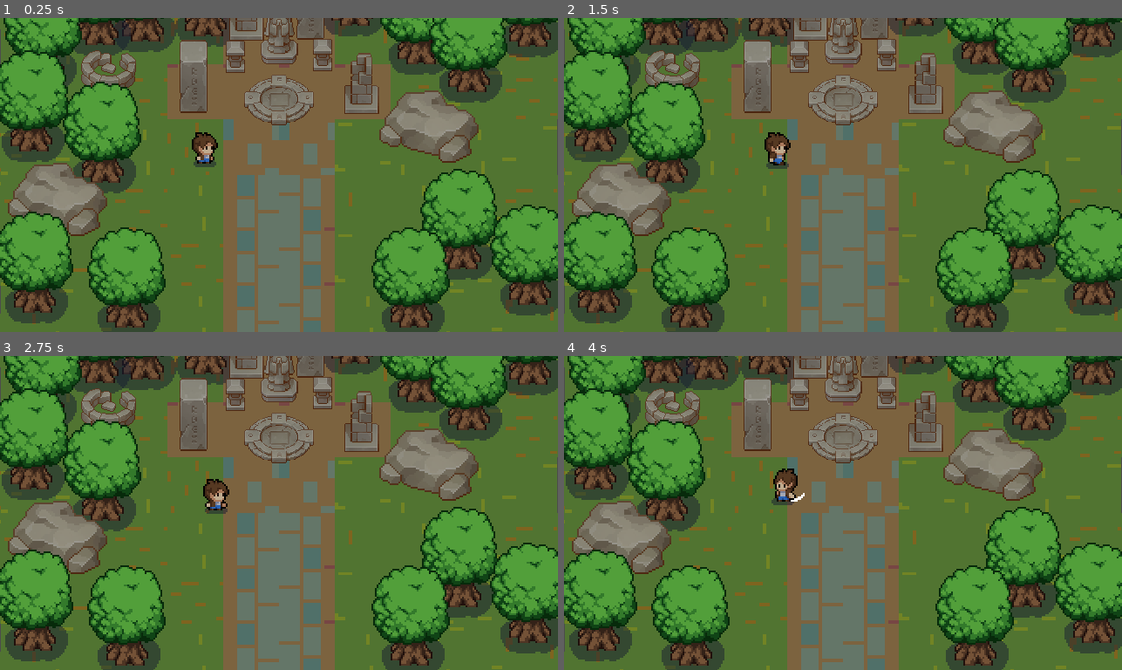
Above: before the commit, frames 1-4 (two rows, left to right).
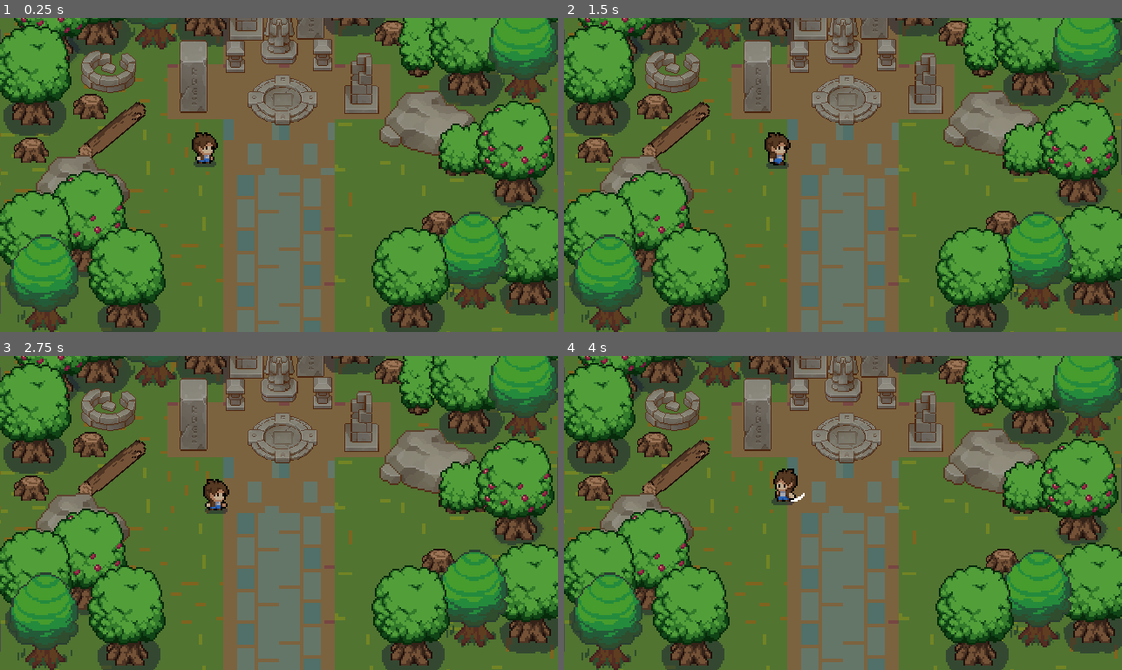
Above: after the commit, the same moments.

Repository: 0IUwUL/Crawlers-Of-The-Skeleton-Forest
Game: Godot game, scene res://Boss Room.tscn
The game is run twice, just before and just after one commit, with the same random seed, the same clock (stepped at 60 frames per second) and the same inputs. This scene is started directly instead of the project's main scene.
Inputs:
- Up to frame 1 (0.25 s): no input
- Up to frame 2 (1.5 s): tap Enter at 0.5 s; hold Right (ui_right) 0.53-1.28 s; tap Space (Attack) at 0.6, 1.35 s; hold Down (ui_down) from 1.28 s (still down)
- Up to frame 3 (2.75 s): release Down (ui_down) at 2.03 s; hold Right (ui_right) from 2.03 s (still down); tap Space (Attack) at 2.1 s
- Up to frame 4 (4 s): release Right (ui_right) at 2.78 s; hold Up (ui_up) 2.78-3.53 s; tap Space (Attack) at 2.85, 3.6 s; hold Left (ui_left) from 3.53 s (still down)

The runs differ from the first frame. In frame 1, 29% of the frame differs, in the area x 0-100%, y 0-100%; in frame 2, 29%; in frame 3, 29%; in frame 4, 29%.

Commit message:
minor design changes in boss room and added collision

Diff:
--- a/Boss Room.tscn
+++ b/Boss Room.tscn
@@ -13,6 +13,13 @@
 [ext_resource path="res://World/Big_Rock.tscn" type="PackedScene" id=11]
 [ext_resource path="res://Assets/Map Layout/Ground tileset/Earth-tileset.png" type="Texture" id=12]
 [ext_resource path="res://Assets/Map Layout/Ground tileset/Stone-path-tileset-vertical.png" type="Texture" id=13]
+[ext_resource path="res://World/AnotherTree1.tscn" type="PackedScene" id=14]
+[ext_resource path="res://World/Bush.tscn" type="PackedScene" id=15]
+[ext_resource path="res://World/TallBush.tscn" type="PackedScene" id=16]
+[ext_resource path="res://World/Tree2_WBerries.tscn" type="PackedScene" id=17]
+[ext_resource path="res://World/LargeStump.tscn" type="PackedScene" id=18]
+[ext_resource path="res://World/Tree1_WBerries.tscn" type="PackedScene" id=19]
+[ext_resource path="res://World/Long_Log.tscn" type="PackedScene" id=21]
 
 [sub_resource type="TileSet" id=1]
 0/name = "Dark-grass-tileset.png 0"
@@ -92,6 +99,13 @@
 [node name="Boss Room" type="Node2D"]
 scale = Vector2( 0.99974, 0.995443 )
 
+[node name="StaticBody2D" type="StaticBody2D" parent="."]
+scale = Vector2( 1, 1 )
+
+[node name="CollisionPolygon2D" type="CollisionPolygon2D" parent="StaticBody2D"]
+scale = Vector2( 1, 1 )
+polygon = PoolVector2Array( 68.0177, -2.00916, 0, 0, 1.00026, 181.829, 128.033, 184.842, 26.0068, 119.545, 24.0062, 37.1694, 69.0179, 10.0458, 274.071, 10.0458, 290.075, 93.4257, 287.075, 149.682, 193.05, 183.838, 320.083, 180.824, 319.083, 1.00458 )
+
 [node name="Background" type="Sprite" parent="."]
 position = Vector2( 160.042, 90.412 )
 scale = Vector2( 1.99688, 1.99444 )
@@ -100,13 +114,13 @@
 region_rect = Rect2( 0, 0, 160, 90 )
 region_filter_clip = true
 
-[node name="TileMap" type="TileMap" parent="Background"]
+[node name="DarkGrass" type="TileMap" parent="Background"]
 mode = 2
 tile_set = SubResource( 1 )
 cell_size = Vector2( 16, 16 )
 cell_custom_transform = Transform2D( 16, 0, 0, 16, 0, 0 )
 format = 1
-tile_data = PoolIntArray( -262149, 0, 0, -262148, 0, 0, -262 …(594 unchanged characters)… 824, 196609, -196603, 0, 65540, -65544, 0, 65542, -65543, -1073741824, 0, -65542, -10737 …(1770 unchanged characters)…
+tile_data = PoolIntArray( -262149, 0, 0, -262148, 0, 0, -262 …(594 unchanged characters)… 824, 196609, -196603, 0, 65540, -65544, -1073741824, 0, -65543, -1073741824, 0, -65542, -10737 …(1770 unchanged characters)…
 
 [node name="Earth" type="TileMap" parent="Background"]
 tile_set = SubResource( 3 )
@@ -124,33 +138,21 @@
 
 [node name="Broken_Pillar2" parent="YSort" instance=ExtResource( 5 )]
 position = Vector2( 208.054, 37.1694 )
-scale = Vector2( 1, 1 )
 
 [node name="Broken_Pillar" parent="YSort" instance=ExtResource( 5 )]
 position = Vector2( 142.037, -5.02289 )
-scale = Vector2( 1, 1 )
 
 [node name="Strange Pillar3" parent="YSort" instance=ExtResource( 7 )]
 position = Vector2( 178.046, 5.02289 )
-scale = Vector2( 1, 1 )
 
 [node name="Tree15" parent="YSort" instance=ExtResource( 1 )]
 position = Vector2( 72.0187, 148.677 )
-scale = Vector2( 1, 1 )
 
 [node name="Tree14" parent="YSort" instance=ExtResource( 1 )]
 position = Vector2( 235.061, 148.677 )
-scale = Vector2( 1, 1 )
 
 [node name="Tree13" parent="YSort" instance=ExtResource( 1 )]
 position = Vector2( 117.03, -19.087 )
-scale = Vector2( 1, 1 )
-
-[node name="Tree12" parent="YSort" instance=ExtResource( 1 )]
-position = Vector2( 17, 47 )
-
-[node name="Tree11" parent="YSort" instance=ExtResource( 1 )]
-position = Vector2( 263, 115 )
 
 [node name="Tree10" parent="YSort" instance=ExtResource( 1 )]
 position = Vector2( 201, -25 )
@@ -158,21 +160,32 @@
 [node name="Big_Rock" parent="YSort" instance=ExtResource( 11 )]
 position = Vector2( 248, 62 )
 
+[node name="LargeStump4" parent="YSort" instance=ExtResource( 18 )]
+position = Vector2( 253.066, 117.536 )
+scale = Vector2( 1, 1 )
+
+[node name="Long_Log" parent="YSort" instance=ExtResource( 21 )]
+position = Vector2( 62.5209, 63.0195 )
+rotation = 0.872665
+scale = Vector2( 1, 1 )
+
+[node name="LongLog" parent="YSort/Long_Log" index="0"]
+rotation = 1.5708
+flip_h = true
+
+[node name="CollisionShape2D" parent="YSort/Long_Log" index="1"]
+position = Vector2( 1.00024, -1.00458 )
+rotation = 0.0
+
 [node name="Big_Rock2" parent="YSort" instance=ExtResource( 11 )]
-position = Vector2( 35, 104 )
+position = Vector2( 48.0125, 99.4532 )
 
 [node name="Tree9" parent="YSort" instance=ExtResource( 1 )]
 position = Vector2( 55, -14 )
 
-[node name="Tree8" parent="YSort" instance=ExtResource( 1 )]
-position = Vector2( 239, -3 )
-
 [node name="Tree7" parent="YSort" instance=ExtResource( 1 )]
 position = Vector2( 303, -13 )
 
-[node name="Tree6" parent="YSort" instance=ExtResource( 1 )]
-position = Vector2( 81, -16 )
-
 [node name="Strange Pillar" parent="YSort" instance=ExtResource( 7 )]
 position = Vector2( 111.029, 47.2151 )
 
@@ -180,25 +193,26 @@
 position = Vector2( 62.0161, 31.1419 )
 
 [node name="Tree5" parent="YSort" instance=ExtResource( 1 )]
-position = Vector2( 19, 140 )
+position = Vector2( 19.0049, 127.581 )
+
+[node name="LargeStump2" parent="YSort" instance=ExtResource( 18 )]
+position = Vector2( 53.0138, 50.2289 )
+scale = Vector2( 1, 1 )
 
 [node name="Tree4" parent="YSort" instance=ExtResource( 1 )]
-position = Vector2( 58, 65 )
+position = Vector2( 18.0047, 32.1465 )
 
 [node name="Tree3" parent="YSort" instance=ExtResource( 1 )]
 position = Vector2( 303.079, 135.618 )
 
 [node name="Tree2" parent="YSort" instance=ExtResource( 1 )]
-position = Vector2( 268, 13 )
-
-[node name="Tree" parent="YSort" instance=ExtResource( 1 )]
-position = Vector2( 24, 6 )
+position = Vector2( 268.07, 15.0687 )
 
 [node name="Statue_Praying" parent="YSort" instance=ExtResource( 4 )]
 position = Vector2( 159.041, 11.0504 )
 
 [node name="Ritual_Circle" parent="YSort" instance=ExtResource( 2 )]
-position = Vector2( 160.042, 46.2106 )
+position = Vector2( 162.042, 46.2106 )
 
 [node name="Sprite" parent="YSort/Ritual_Circle" index="0"]
 z_index = 0
@@ -209,7 +223,50 @@
 [node name="Stone_Lamp" parent="YSort" instance=ExtResource( 3 )]
 position = Vector2( 135.035, 23.1053 )
 
+[node name="AnotherTree4" parent="YSort" instance=ExtResource( 14 )]
+position = Vector2( 298.077, 22.1007 )
+scale = Vector2( 1, 1 )
+
+[node name="AnotherTree3" parent="YSort" instance=ExtResource( 14 )]
+position = Vector2( 269.07, 142.65 )
+scale = Vector2( 1, 1 )
+
+[node name="AnotherTree2" parent="YSort" instance=ExtResource( 14 )]
+position = Vector2( 23.006, 155.71 )
+scale = Vector2( 1, 1 )
+
+[node name="AnotherTree1" parent="YSort" instance=ExtResource( 14 )]
+position = Vector2( 86.0224, -7.03204 )
+scale = Vector2( 1, 1 )
+
+[node name="LargeStump" parent="YSort" instance=ExtResource( 18 )]
+position = Vector2( 226.059, 8.03662 )
+scale = Vector2( 1, 1 )
+
+[node name="Bush" parent="YSort" instance=ExtResource( 15 )]
+position = Vector2( 268.07, 76.3479 )
+scale = Vector2( 1, 1 )
+
 [node name="Player" parent="YSort" instance=ExtResource( 8 )]
 position = Vector2( 117, 75 )
 
+[node name="TallBush" parent="YSort" instance=ExtResource( 16 )]
+position = Vector2( 239.062, 14.0641 )
+
+[node name="Tree1_WBerries" parent="YSort" instance=ExtResource( 19 )]
+position = Vector2( 30.0078, -2.00916 )
+
+[node name="Tree1_WBerries2" parent="YSort" instance=ExtResource( 19 )]
+position = Vector2( 51.0133, 119.545 )
+
+[node name="Tree2_WBerries" parent="YSort" instance=ExtResource( 17 )]
+position = Vector2( 254.066, -11.0504 )
+
+[node name="Tree1_WBerries3" parent="YSort" instance=ExtResource( 19 )]
+position = Vector2( 296.077, 79.3616 )
+
+[node name="LargeStump3" parent="YSort" instance=ExtResource( 18 )]
+position = Vector2( 19.0049, 75.3433 )
+
+[editable path="YSort/Long_Log"]
 [editable path="YSort/Ritual_Circle"]
Not shown: 1 places in Boss Room.tscn that only renumber resources
